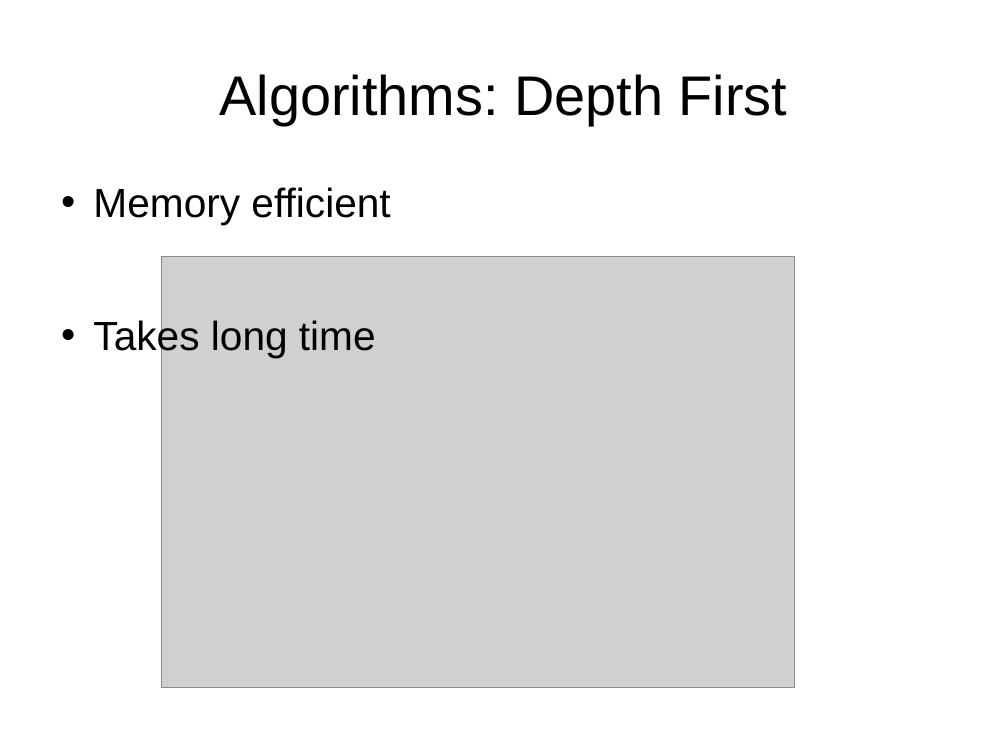
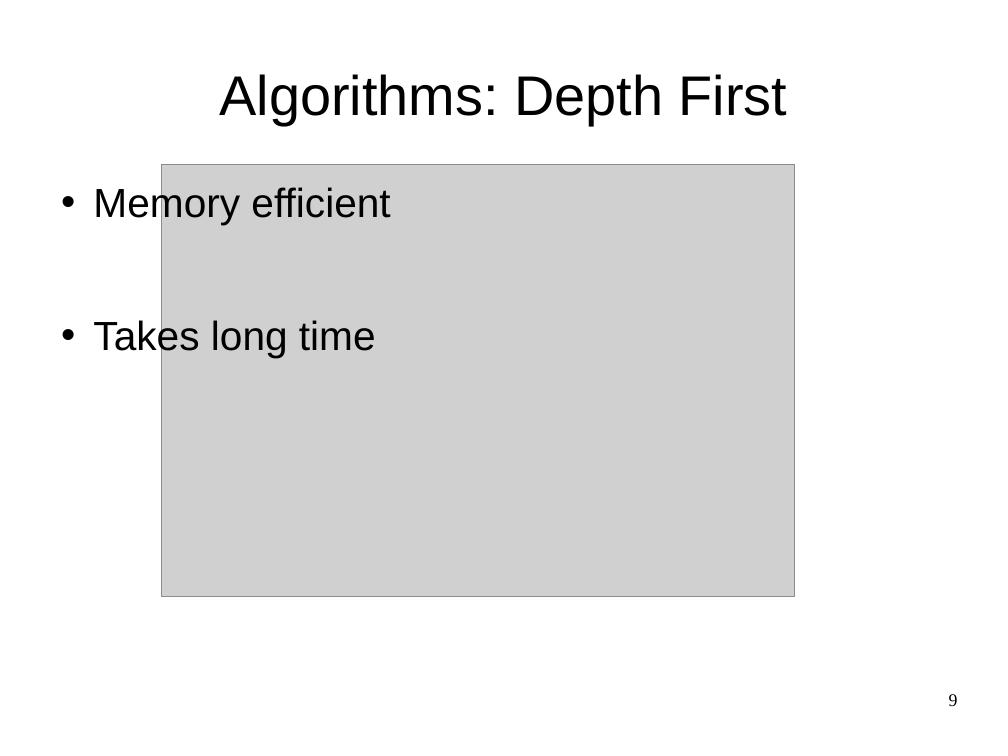
Before and after one commit to SjoerdvanderHeijden/Formule-i, a slide deck: slide 9 of PresRushHour4.ppt. Drawn at 1008x756 pixels with LibreOffice and Linux fonts; fonts in the diff are those of the drawing; grey boxes stand for pictures. Boxes give left, top, right and bottom in pixels: in the first picture for what was removed or moved away, otherwise in the second. Text is boxed around its words. In the diff, an @@ line names an element or a change of style, - is before the commit and + after.

```diff
--- a/PresRushHour4.ppt
+++ b/PresRushHour4.ppt
@@ picture: place and size @@
-picture at <box>161,256,795,688</box>
+picture at <box>161,165,795,596</box>
@@ page number added at <box>949,694,958,706</box>, 14 pt, text #000000 @@
+9
```
Also in this commit, not shown: 8 other slides changed, 3 slides added, 2 slides removed.
